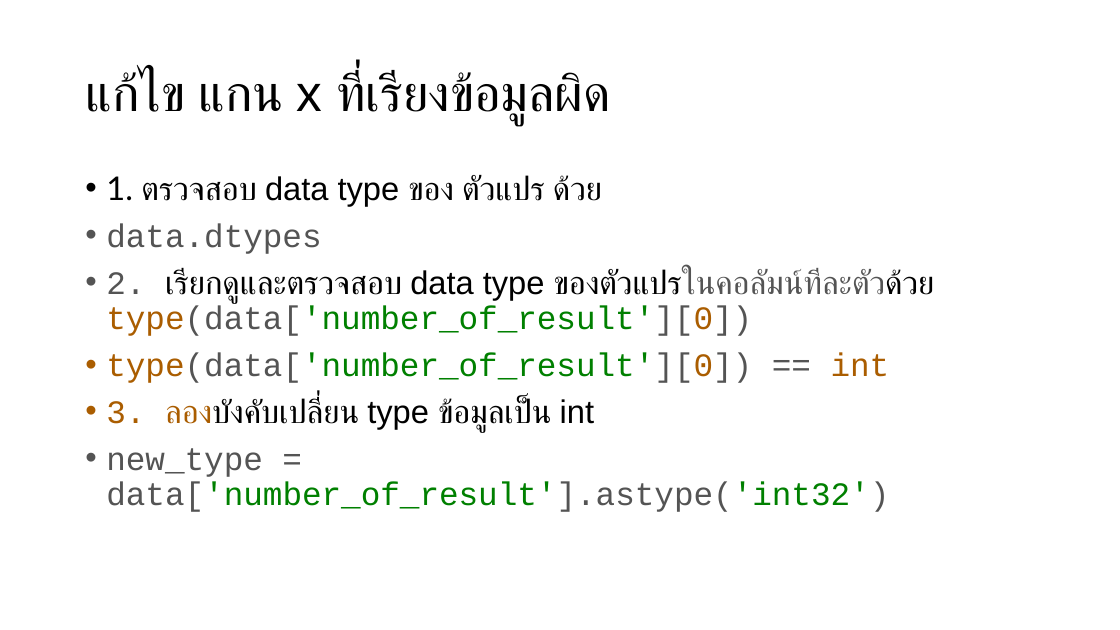
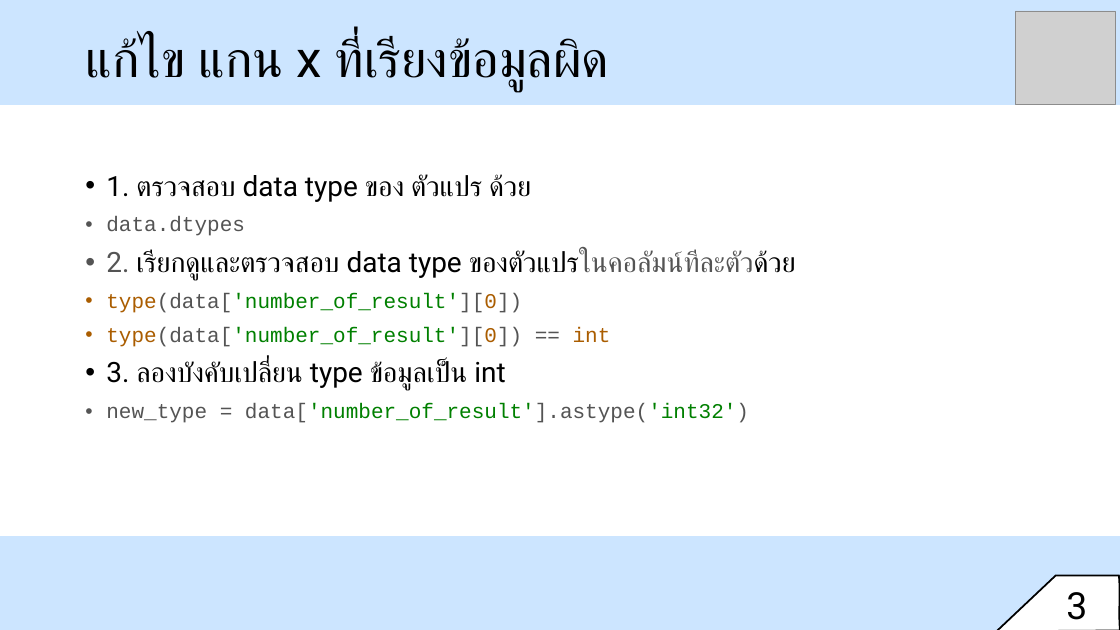
Before and after one commit to tohnperfect/Course-DS-Programming-and-Data-Viz, a slide deck: slide 4 of PPT/Class period 20.pptx. Drawn at 1120x630 pixels with LibreOffice and Linux fonts; fonts in the diff are those of the drawing; grey boxes stand for pictures. Boxes give left, top, right and bottom in pixels: in the first picture for what was removed or moved away, otherwise in the second. Text is boxed around its words. In the diff, an @@ line names an element or a change of style, - is before the commit and + after.

```diff
--- a/PPT/Class period 20.pptx
+++ b/PPT/Class period 20.pptx
@@ rectangle added at [0, 0, 1120, 104], fill #CCE5FF, outline #CCE5FF 1.5 pt @@
@@ title "แก้ไข แกน x ที่เรียงข้อมูลผิด": place and size @@
-title "แก้ไข แกน x ที่เรียงข้อมูลผิด" at [85, 71, 611, 125]
+title "แก้ไข แกน x ที่เรียงข้อมูลผิด" at [85, 37, 609, 91]
@@ title "แก้ไข แกน x ที่เรียงข้อมูลผิด" at [85, 37, 609, 91]: font Arial to Roboto @@
@@ picture added at [1016, 11, 1117, 104] @@
@@ text at [106, 174, 749, 423]: size 28 to 24 pt in "1. ตรวจสอบ data type ของ ตัวแปร ด้วย", "3. ลองบังคับเปลี่ยน type ข้อมูลเป็น int"; font Lato to Roboto in "1. ตรวจสอบ"; font Arial to Roboto in "data type ของ ตัวแปร ด้วย", "ลองบังคับเปลี่ยน type ข้อมูลเป็น int"; size 28 to 18 pt in "data.dtypes", "type(data['number_of_result'][0]) == int", "new_type = data['number_of_result'].astype('int32')"; font Courier New to Roboto, text colour #AA5D00 to #000000 in "3. ลองบังคับเปลี่ยน" @@
@@ text at [106, 250, 796, 313]: text changed; size 28 to 24 pt; font Courier New to Roboto @@
-• 2. เรียกดูและตรวจสอบ data type ของตัวแปรในคอลัมน์ทีละตัวด้วย type(data['number_of_result'][0])
+• 2. เรียกดูและตรวจสอบ data type ของตัวแปรในคอลัมน์ทีละตัวด้วย
+• type(data['number_of_result'][0])
@@ rectangle added at [0, 537, 1120, 630], fill #CCE5FF, outline #CCE5FF 1.5 pt @@
@@ freeform shape added at [996, 576, 1120, 630], fill #FFFFFF, outline #000000 1.5 pt @@
@@ text added at [1066, 592, 1087, 620], 32 pt, text #000000 @@
+3
```
Also in this commit, not shown: 15 other slides changed, 1 slide added, 40 other files.
